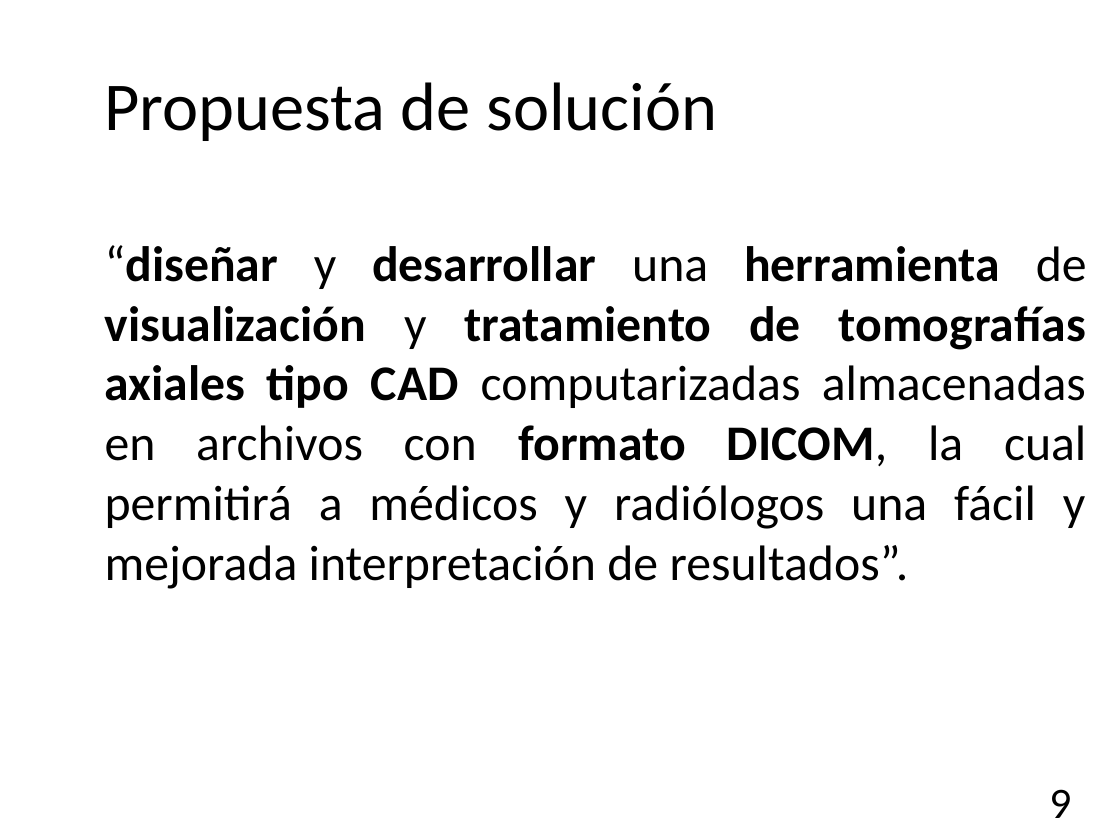
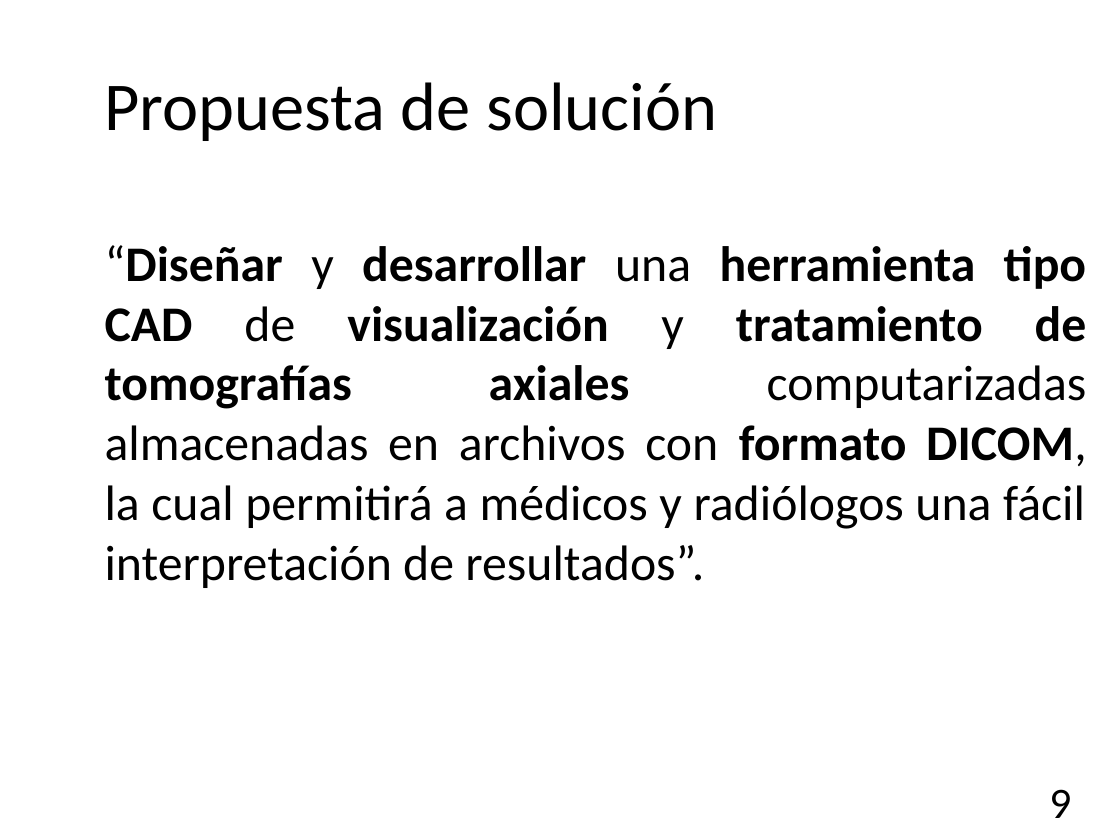
Before and after one commit to garo9521/Trabajo-Terminal, a slide deck: slide 9 of Documento/Presentación.pptx. Drawn at 1120x840 pixels with LibreOffice and Linux fonts; fonts in the diff are those of the drawing; background and template pictures are left out. Boxes give left, top, right and bottom in pixels: in the first picture for what was removed or moved away, otherwise in the second. Text is boxed around its words. In the diff, an @@ line names an element or a change of style, - is before the commit and + after.

```diff
--- a/Documento/Presentación.pptx
+++ b/Documento/Presentación.pptx
@@ text at <box>105,245,1087,588</box>: text changed @@
-“diseñar y desarrollar una herramienta de visualización y tratamiento de tomografías axiales tipo CAD computarizadas almacenadas en archivos con formato DICOM, la cual permitirá a médicos y radiólogos una fácil y mejorada interpretación de resultados”.
+“Diseñar y desarrollar una herramienta tipo CAD de visualización y tratamiento de tomografías axiales computarizadas almacenadas en archivos con formato DICOM, la cual permitirá a médicos y radiólogos una fácil interpretación de resultados”.
```
Also in this commit, not shown: 8 other slides changed, 2 slides added, 1 slide removed, 17 other files.
